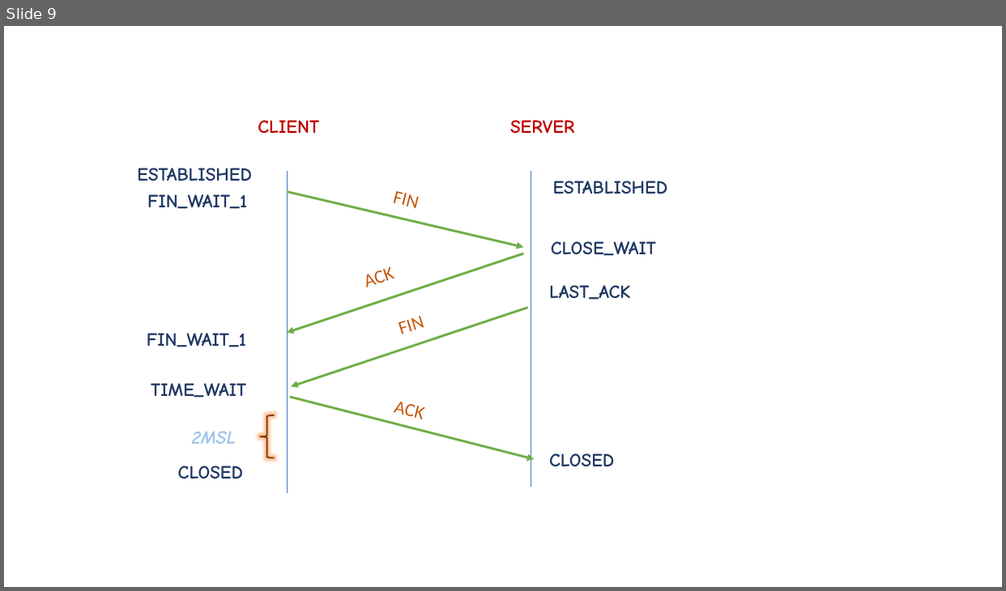
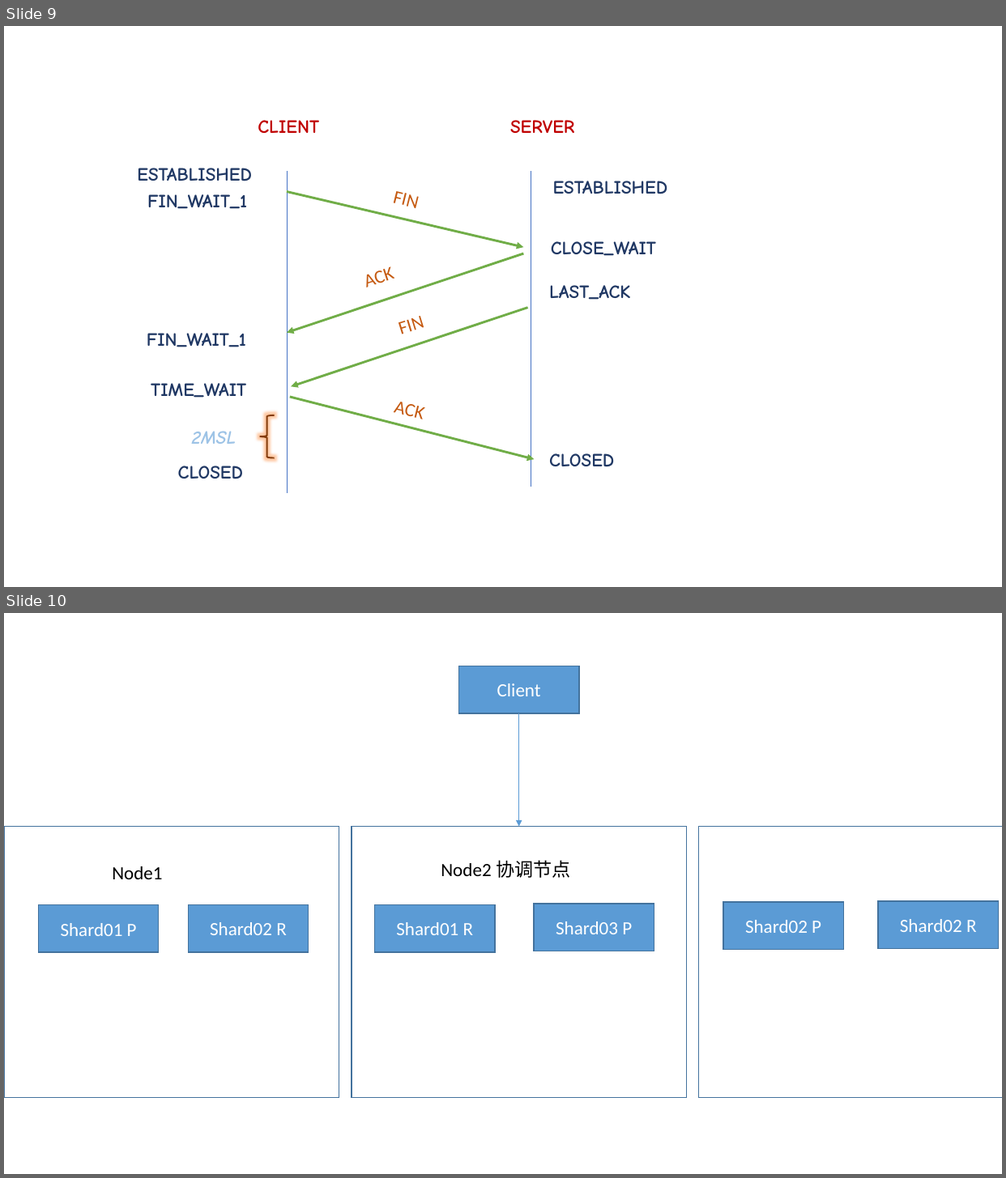
Before and after one commit to MrEric125/louis-coub, a slide deck: note/document.pptx. Shown one above the other, each under a label of ours: slide 9 before the commit, slides 9 and 10 after it. The pictures are 1006x591 and 1006x1178 pixels, drawn with LibreOffice and Linux fonts; fonts in the diff are those of the drawing. Boxes give left, top, right and bottom in pixels: in the first picture for what was removed or moved away, otherwise in the second. Text is boxed around its words. In the diff, an @@ line names an element or a change of style, - is before the commit and + after.

```diff
--- a/note/document.pptx
+++ b/note/document.pptx
@@ slide 10 added at (x1=4, y1=613, x2=1002, y2=1174), background #FFFFFF @@
@@ rectangle added at (x1=459, y1=666, x2=580, y2=713), fill #5B9BD5, outline #43739E 1 pt, 18 pt, text #FFFFFF @@
+Client
@@ arrow added from (519, 713) to (519, 826), #5B9BD5 0.5 pt @@
@@ rectangle added at (x1=4, y1=826, x2=339, y2=1097), fill #FFFFFF, outline #43739E 1 pt @@
@@ rectangle added at (x1=351, y1=826, x2=687, y2=1097), fill #FFFFFF, outline #43739E 1 pt @@
@@ rectangle added at (x1=699, y1=826, x2=1002, y2=1097), fill #FFFFFF, outline #43739E 1 pt @@
@@ text added at (x1=112, y1=867, x2=162, y2=879), 18 pt, text #000000 @@
+Node1
@@ text added at (x1=441, y1=860, x2=570, y2=878), 18 pt, text #000000 @@
+Node2 协调节点
@@ rectangle added at (x1=534, y1=904, x2=654, y2=951), fill #5B9BD5, outline #43739E 1 pt, 18 pt, text #FFFFFF @@
+Shard03 P
@@ rectangle added at (x1=723, y1=902, x2=844, y2=949), fill #5B9BD5, outline #43739E 1 pt, 18 pt, text #FFFFFF @@
+Shard02 P
@@ rectangle added at (x1=879, y1=901, x2=999, y2=948), fill #5B9BD5, outline #43739E 1 pt, 18 pt, text #FFFFFF @@
+Shard02 R
@@ rectangle added at (x1=39, y1=905, x2=159, y2=952), fill #5B9BD5, outline #43739E 1 pt, 18 pt, text #FFFFFF @@
+Shard01 P
@@ rectangle added at (x1=188, y1=905, x2=309, y2=952), fill #5B9BD5, outline #43739E 1 pt, 18 pt, text #FFFFFF @@
+Shard02 R
@@ rectangle added at (x1=374, y1=905, x2=495, y2=952), fill #5B9BD5, outline #43739E 1 pt, 18 pt, text #FFFFFF @@
+Shard01 R
```
Also in this commit, not shown: 43 other files.
